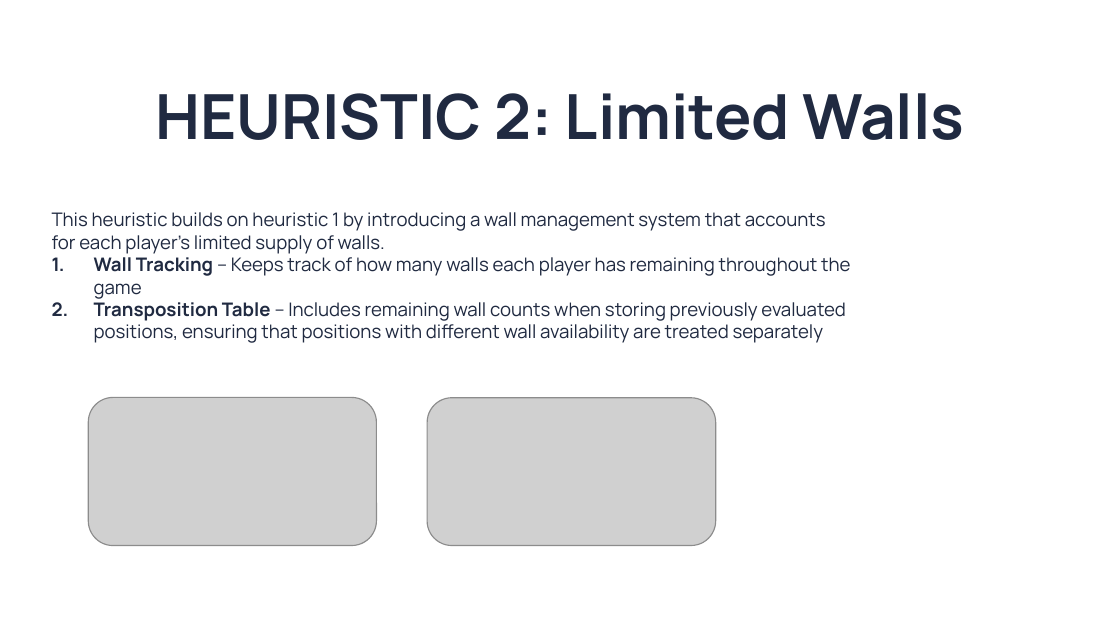
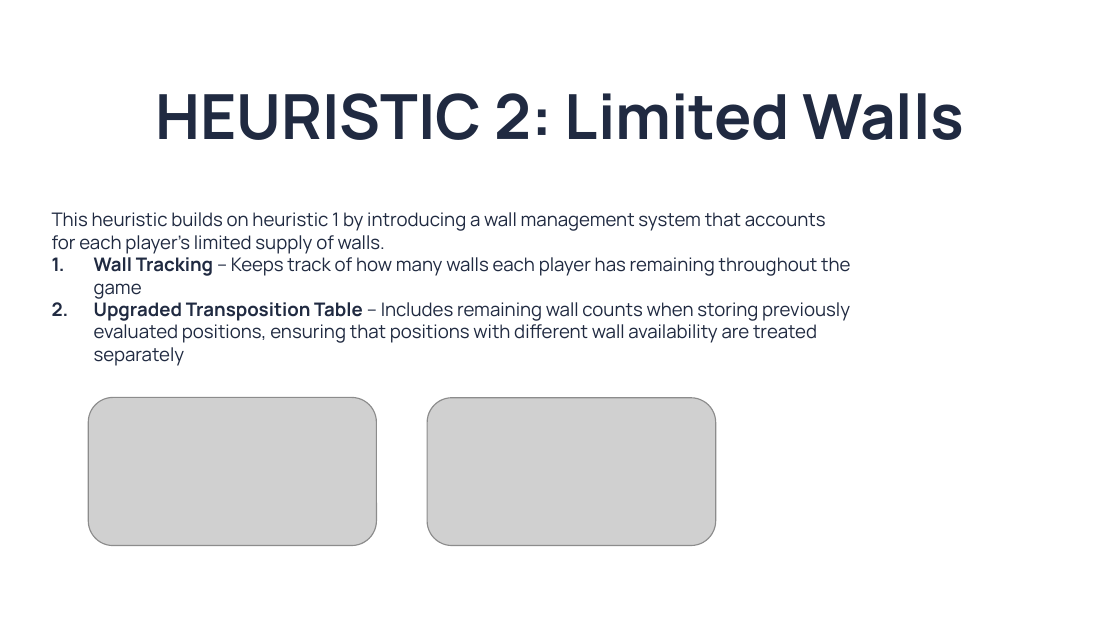
Before and after one commit to 48lexR/COMP-560-Final-Project, a slide deck: slide 6 of COMP560 Quoridor Slidedeck.pptx. Drawn at 1120x630 pixels with LibreOffice and Linux fonts; fonts in the diff are those of the drawing; grey boxes stand for pictures; background and template pictures are left out. Boxes give left, top, right and bottom in pixels: in the first picture for what was removed or moved away, otherwise in the second. Text is boxed around its words. In the diff, an @@ line names an element or a change of style, - is before the commit and + after.

```diff
--- a/COMP560 Quoridor Slidedeck.pptx
+++ b/COMP560 Quoridor Slidedeck.pptx
@@ subtitle at (x1=94, y1=302, x2=850, y2=366): text changed @@
-2. Transposition Table – Includes remaining wall counts when storing previously evaluated positions, ensuring that positions with different wall availability are treated separately
+2. Upgraded Transposition Table – Includes remaining wall counts when storing previously evaluated positions, ensuring that positions with different wall availability are treated separately
```
Also in this commit, not shown: 4 other slides changed.
